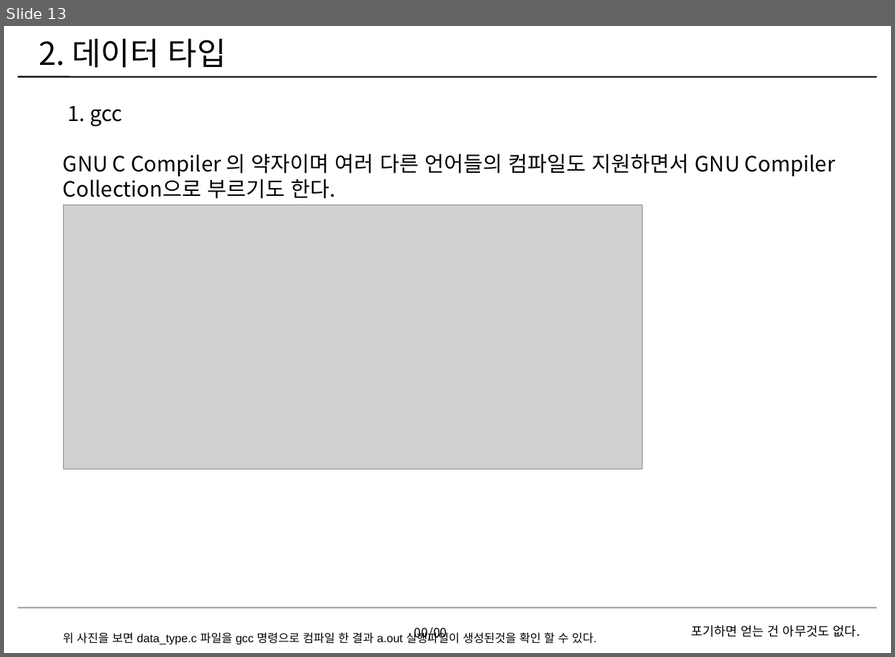
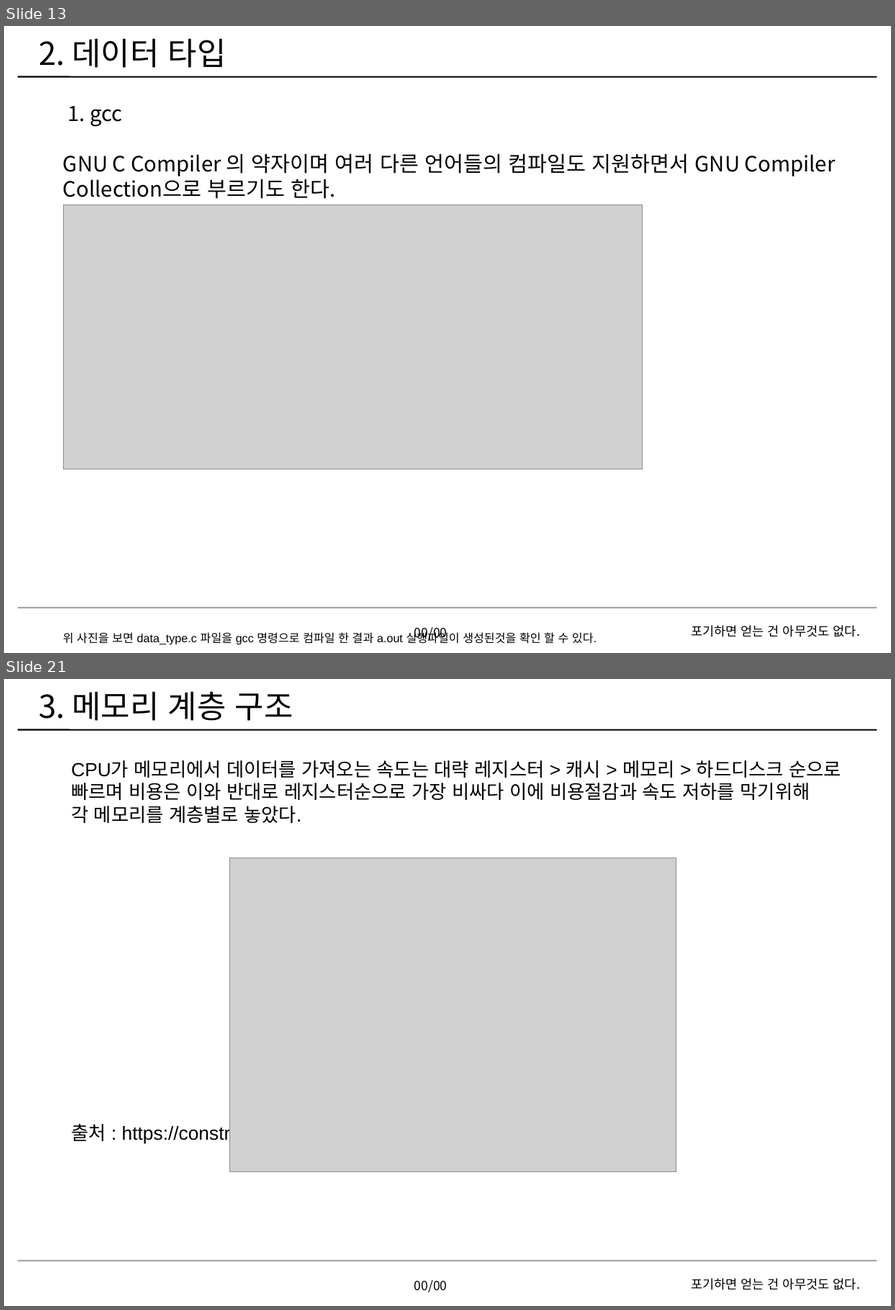
Before and after one commit to EmbeddedSchoolRepo/Lv01-02, a slide deck: HyunhoCha/homework/c/01/차현호1회차숙제.pptx. Shown one above the other, each under a label of ours: slide 13 before the commit, slides 13 and 21 after it; the slides between them are not shown. The pictures are 895x657 and 895x1310 pixels, drawn with LibreOffice and Linux fonts; fonts in the diff are those of the drawing; grey boxes stand for pictures; background and template pictures are left out. Boxes give left, top, right and bottom in pixels: in the first picture for what was removed or moved away, otherwise in the second. Text is boxed around its words. In the diff, an @@ line names an element or a change of style, - is before the commit and + after.

```diff
--- a/HyunhoCha/homework/c/01/차현호1회차숙제.pptx
+++ b/HyunhoCha/homework/c/01/차현호1회차숙제.pptx
@@ slide 21 added at bbox=[4, 679, 891, 1306], background #FFFFFF; not listed: 3 template elements that a slide beside it also shows @@
@@ text added at bbox=[39, 691, 293, 721], 30 pt, text #000000 @@
+3. 메모리 계층 구조
@@ text added at bbox=[71, 760, 841, 1144], 18 pt, text #000000 @@
+CPU가 메모리에서 데이터를 가져오는 속도는 대략 레지스터 > 캐시 > 메모리 > 하드디스크 순으로
+빠르며 비용은 이와 반대로 레지스터순으로 가장 비싸다 이에 비용절감과 속도 저하를 막기위해
+각 메모리를 계층별로 놓았다.
+출처 : https://constructor.tistory.com/18
@@ picture added at bbox=[230, 858, 676, 1171] @@
@@ text added at bbox=[414, 1280, 448, 1292], 12 pt, text #000000 @@
+00/00
```
Also in this commit, not shown: 5 slides changed, 1 other slide added, 1 other file.
